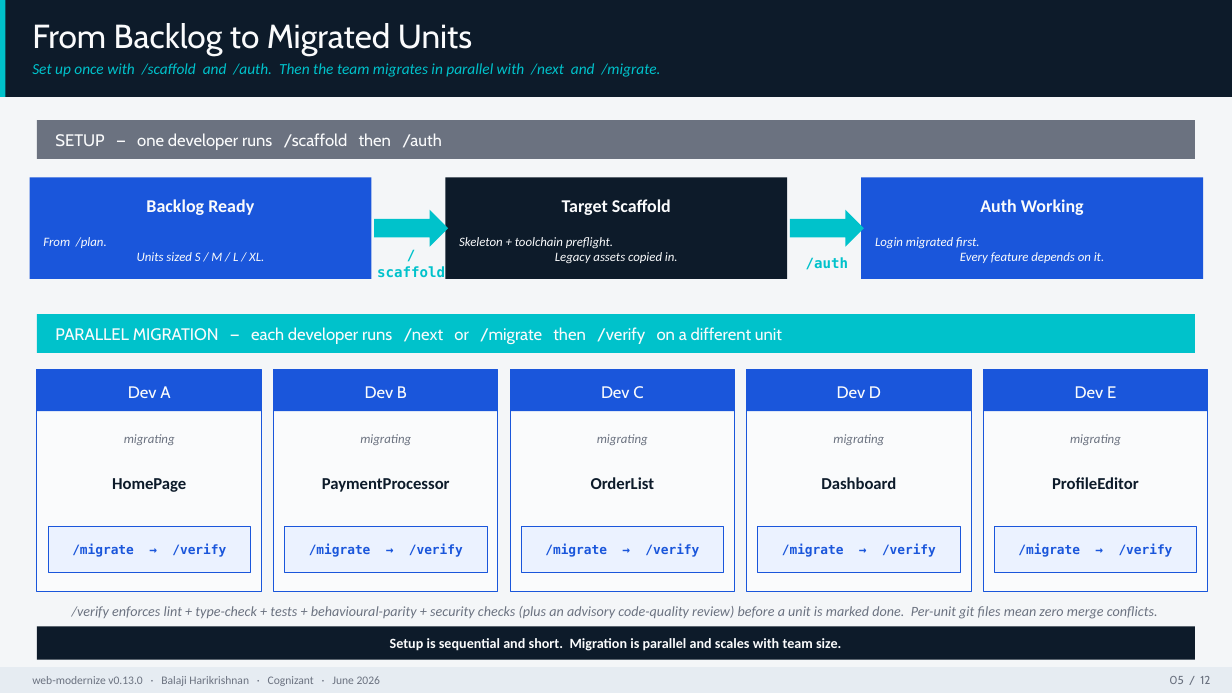
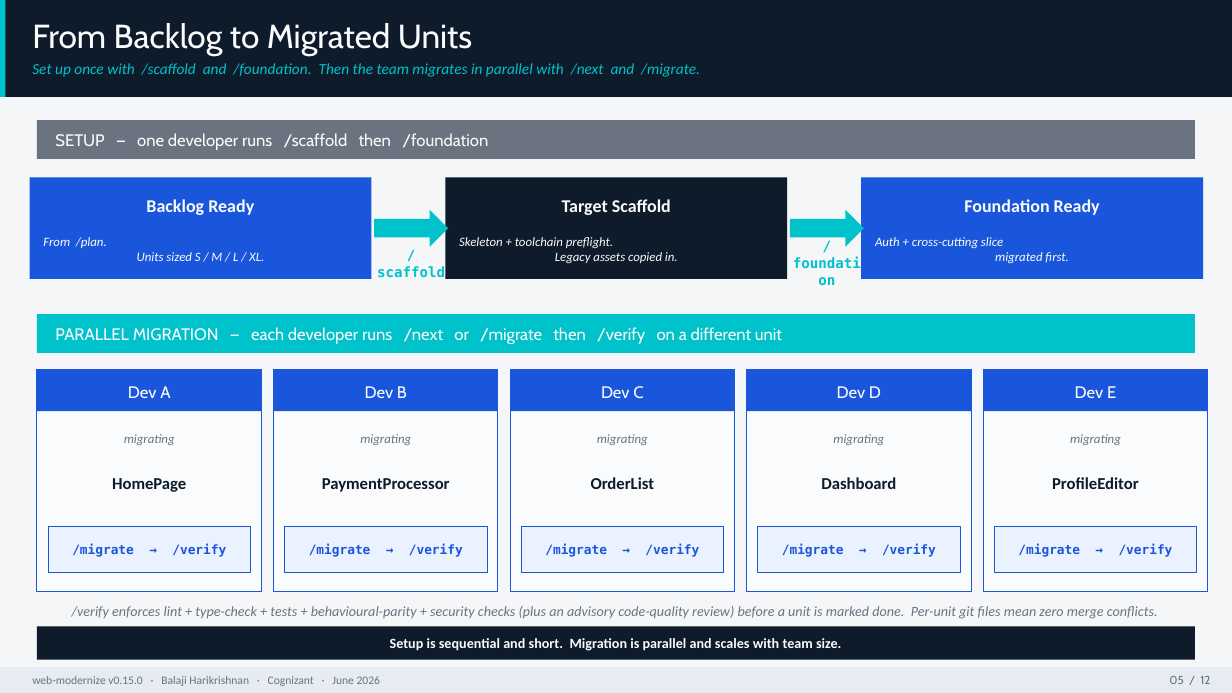
Before and after one commit to balaji-hari/web-mordernize, a slide deck: slide 5 of docs/decks/web-modernize-presentation.pptx. Drawn at 1232x693 pixels with LibreOffice and Linux fonts; fonts in the diff are those of the drawing. Boxes give left, top, right and bottom in pixels: in the first picture for what was removed or moved away, otherwise in the second. Text is boxed around its words. In the diff, an @@ line names an element or a change of style, - is before the commit and + after.

```diff
--- a/docs/decks/web-modernize-presentation.pptx
+++ b/docs/decks/web-modernize-presentation.pptx
@@ text at box(32, 63, 700, 77): text changed @@
-Set up once with /scaffold and /auth. Then the team migrates in parallel with /next and /migrate.
+Set up once with /scaffold and /foundation. Then the team migrates in parallel with /next and /migrate.
@@ text at box(55, 133, 488, 150): text changed @@
-SETUP — one developer runs /scaffold then /auth
+SETUP — one developer runs /scaffold then /foundation
@@ text at box(964, 199, 1100, 215): text changed @@
-Auth Working
+Foundation Ready
@@ text at box(875, 237, 1068, 263): text changed @@
-Login migrated first.
-Every feature depends on it.
+Auth + cross-cutting slice
+migrated first.
@@ text at box(806, 257, 849, 270): text changed @@
-/auth
+/foundation
```
Also in this commit, not shown: 11 other slides changed, 40 other files.
